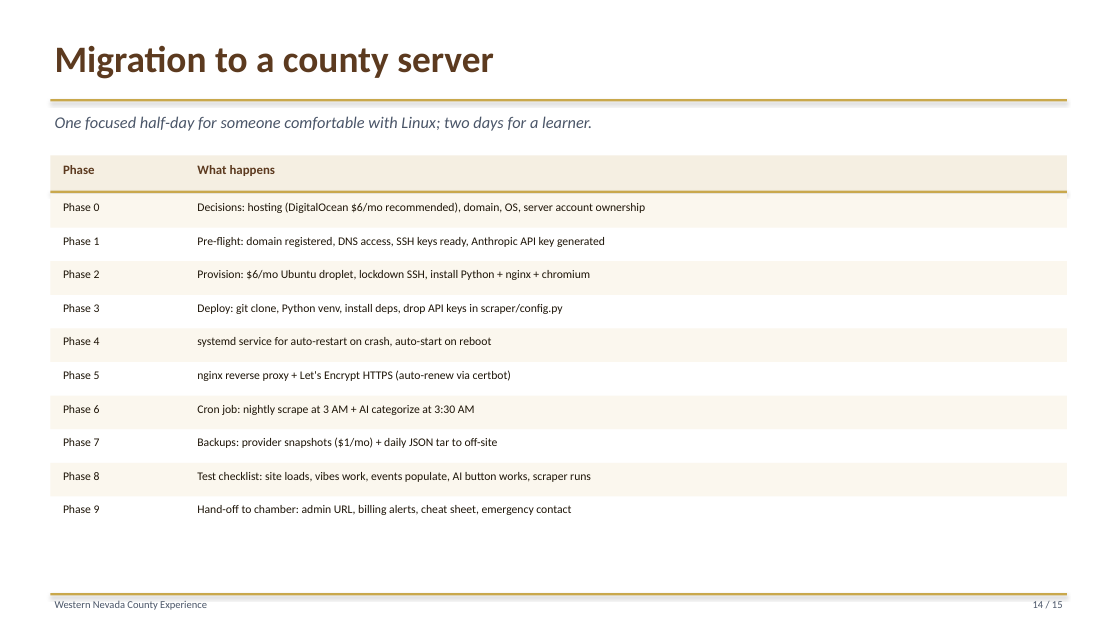
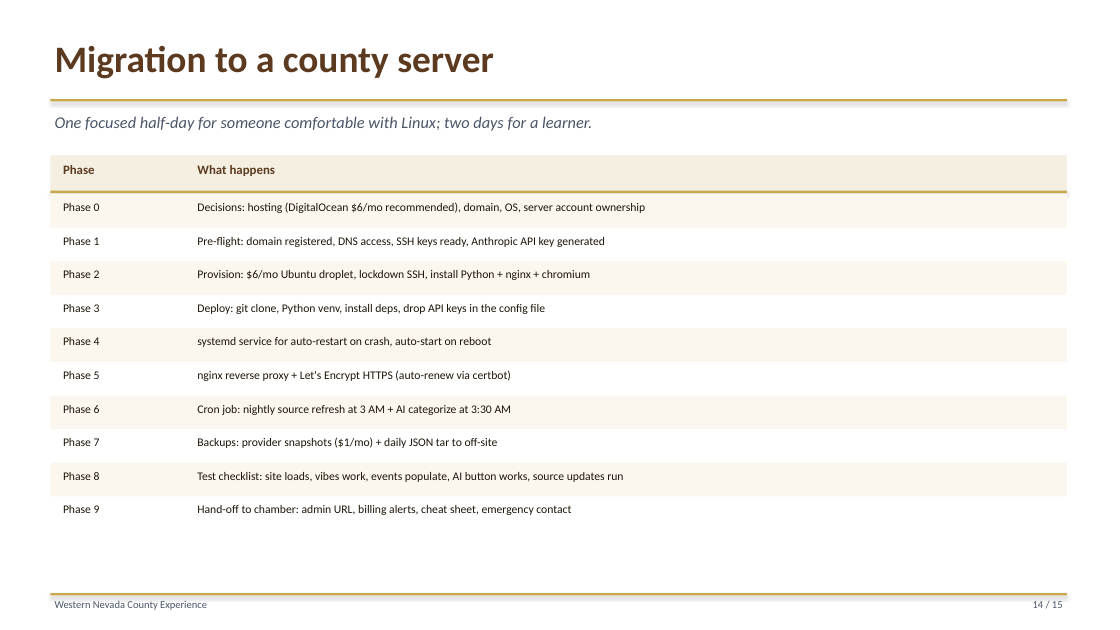
Before and after one commit to liammlrb-eng/nevada-county-experiences, a slide deck: slide 14 of demo_pitch.pptx. Drawn at 1120x630 pixels with LibreOffice and Linux fonts; fonts in the diff are those of the drawing. Boxes give left, top, right and bottom in pixels: in the first picture for what was removed or moved away, otherwise in the second. Text is boxed around its words. In the diff, an @@ line names an element or a change of style, - is before the commit and + after.

```diff
--- a/demo_pitch.pptx
+++ b/demo_pitch.pptx
@@ text at (197,304,545,314): text changed @@
-Deploy: git clone, Python venv, install deps, drop API keys in scraper/config.py
+Deploy: git clone, Python venv, install deps, drop API keys in the config file
@@ text at (197,405,512,415): text changed @@
-Cron job: nightly scrape at 3 AM + AI categorize at 3:30 AM
+Cron job: nightly source refresh at 3 AM + AI categorize at 3:30 AM
@@ text at (197,472,623,482): text changed @@
-Test checklist: site loads, vibes work, events populate, AI button works, scraper runs
+Test checklist: site loads, vibes work, events populate, AI button works, source updates run
```
Also in this commit, not shown: 8 other slides changed, 3 other files.
